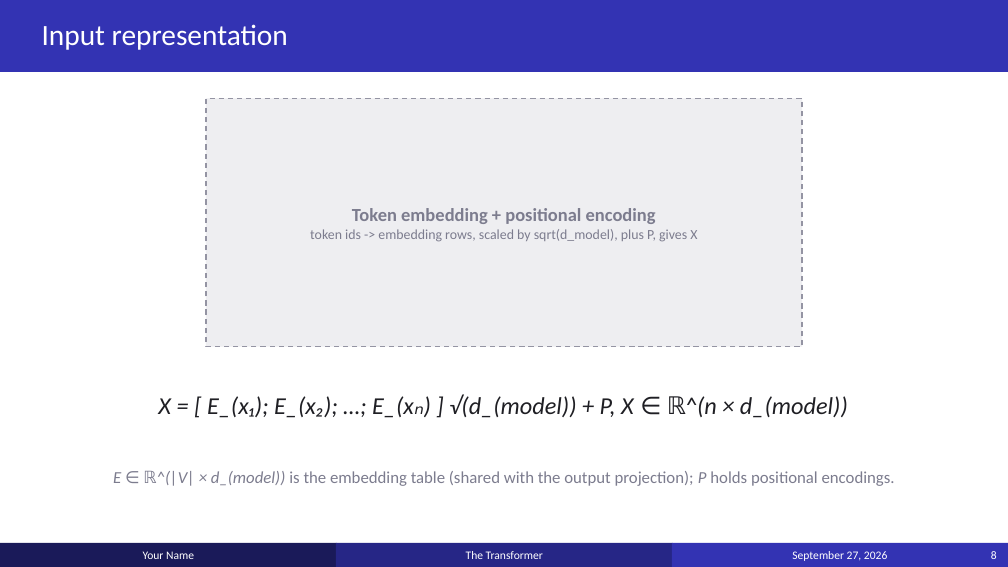
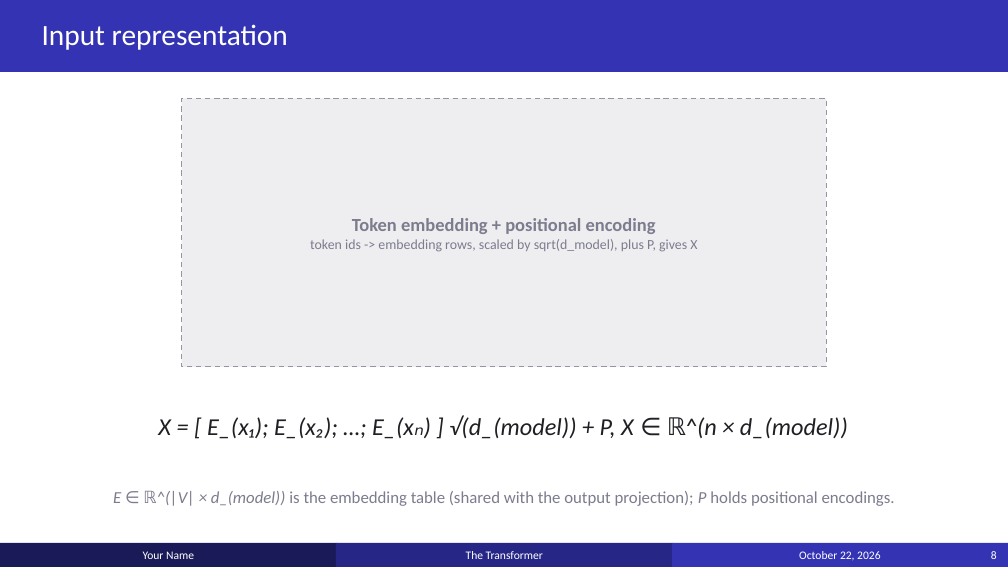
Before and after one commit to anoted/ppt-templated, a slide deck: slide 8 of transformer/transformer.pptx. Drawn at 1008x567 pixels with LibreOffice and Linux fonts; fonts in the diff are those of the drawing. Boxes give left, top, right and bottom in pixels: in the first picture for what was removed or moved away, otherwise in the second. Text is boxed around its words. In the diff, an @@ line names an element or a change of style, - is before the commit and + after.

```diff
--- a/transformer/transformer.pptx
+++ b/transformer/transformer.pptx
@@ rectangle "Token embedding + positional encoding" resized from (x1=206, y1=98, x2=802, y2=347) to (x1=181, y1=98, x2=827, y2=367) @@
@@ text "X = [ E_(x₁); E_(x₂); ..." moved from (x1=158, y1=395, x2=848, y2=418) to (x1=158, y1=415, x2=848, y2=439) @@
@@ text "E ∈ ℝ^(|V| × d_(model)) ..." moved from (x1=113, y1=471, x2=895, y2=486) to (x1=113, y1=491, x2=895, y2=506) @@
@@ text in rectangle at (x1=799, y1=551, x2=880, y2=560): text changed @@
-September 27, 2026
+October 22, 2026
```
Also in this commit, not shown: 34 other slides changed, 17 other files.
